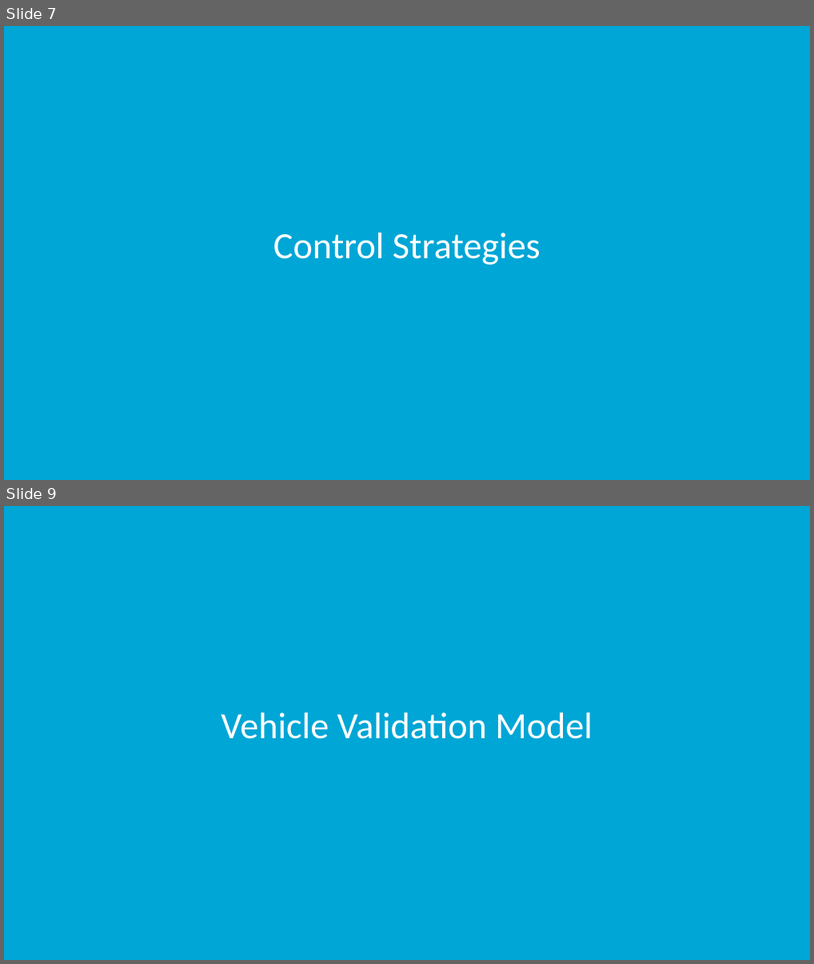
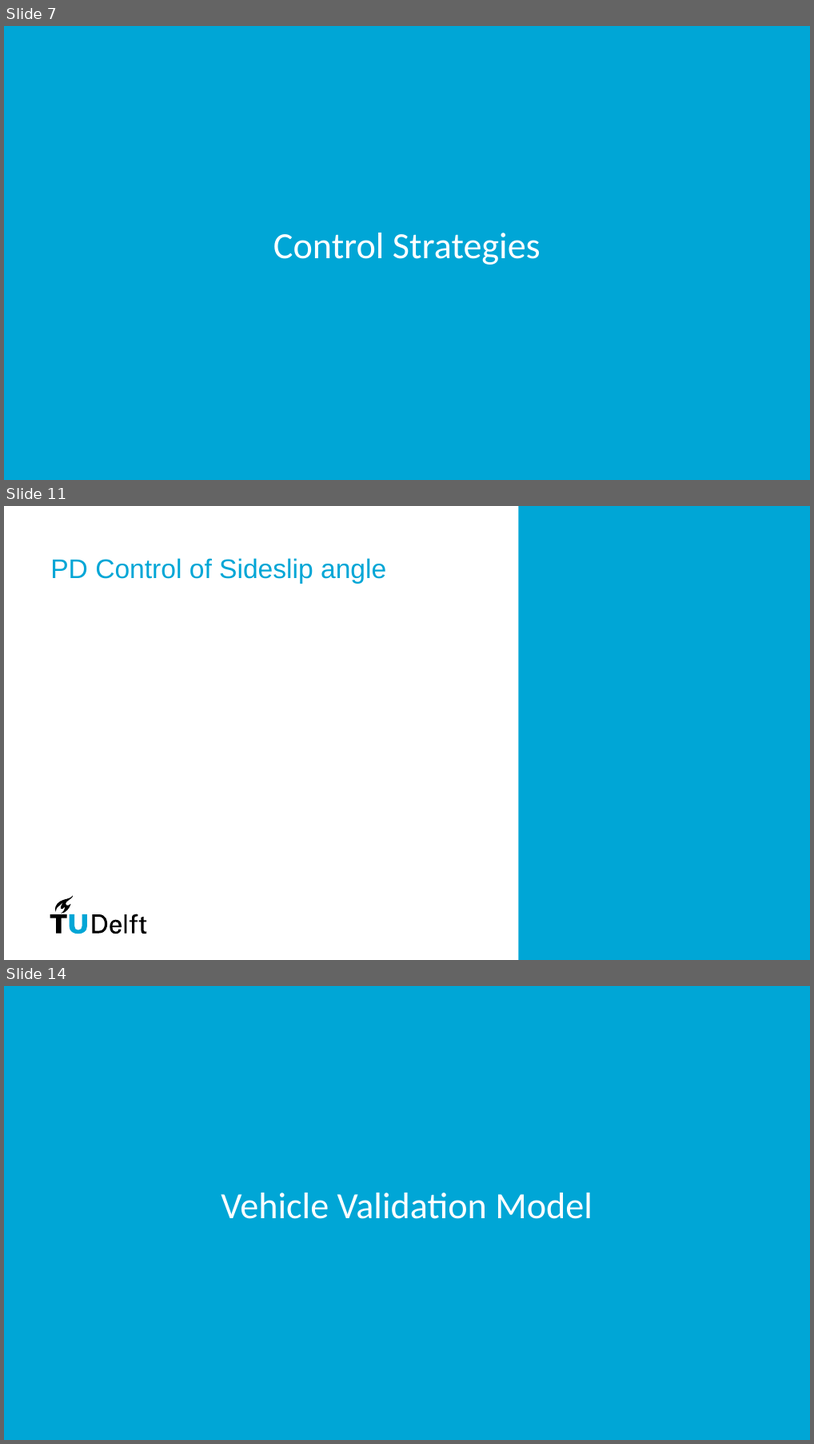
Before and after one commit to PavanPrasad-HG/Vehicle-Dynamics-Control, a slide deck: GP/Group5_GP/Group Presentation.pptx. Shown one above the other, each under a label of ours: slides 7 and 9 before the commit, slides 7, 11 and 14 after it; the slides between them are not shown. The pictures are 814x964 and 814x1444 pixels, drawn with LibreOffice and Linux fonts; fonts in the diff are those of the drawing; grey boxes stand for pictures; background and template pictures are left out. Boxes give left, top, right and bottom in pixels: in the first picture for what was removed or moved away, otherwise in the second. Text is boxed around its words. In the diff, an @@ line names an element or a change of style, - is before the commit and + after.

```diff
--- a/GP/Group5_GP/Group Presentation.pptx
+++ b/GP/Group5_GP/Group Presentation.pptx
@@ slide 11 added at [4,506,810,960], background #FFFFFF @@
@@ rectangle added at [519,506,810,960], fill #00A6D6 @@
@@ title added at [50,558,386,584], 32 pt, text #00A6D6 @@
+PD Control of Sideslip angle
@@ group added at [50,896,146,934]: 7 freeform shapes, 1 rectangle @@
@@ what was slide 9 is now slide 14 @@
```
Also in this commit, not shown: 4 slides changed, 4 other slides added, 1 other file.
